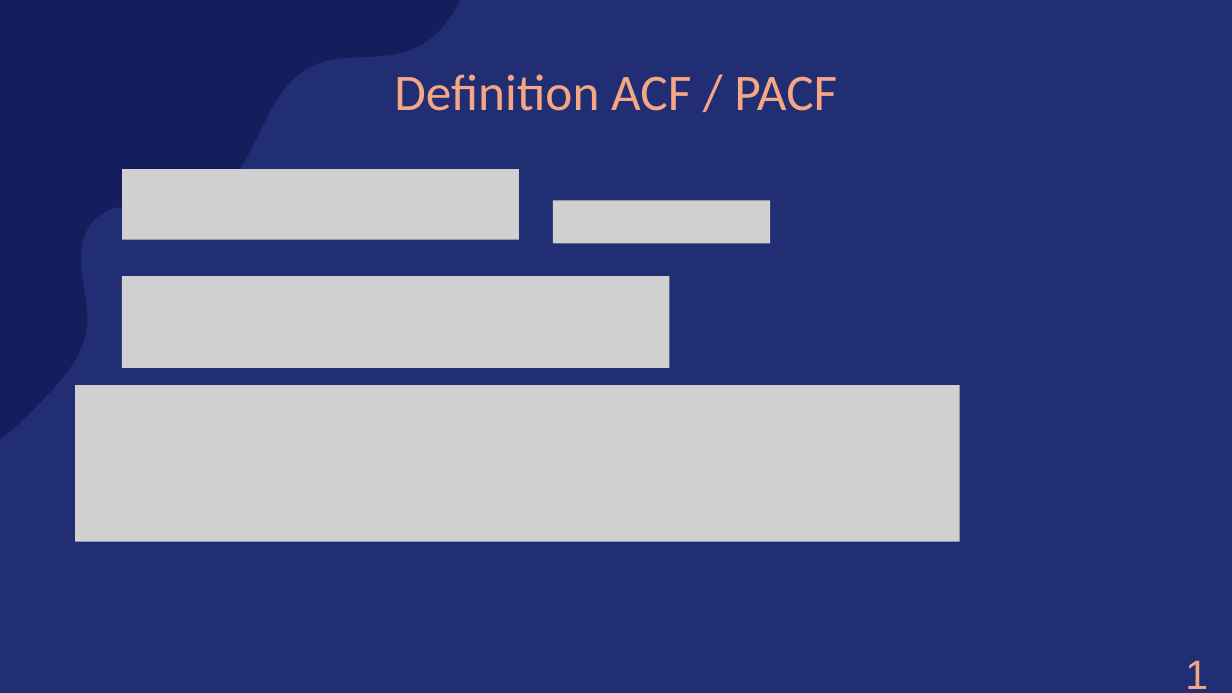
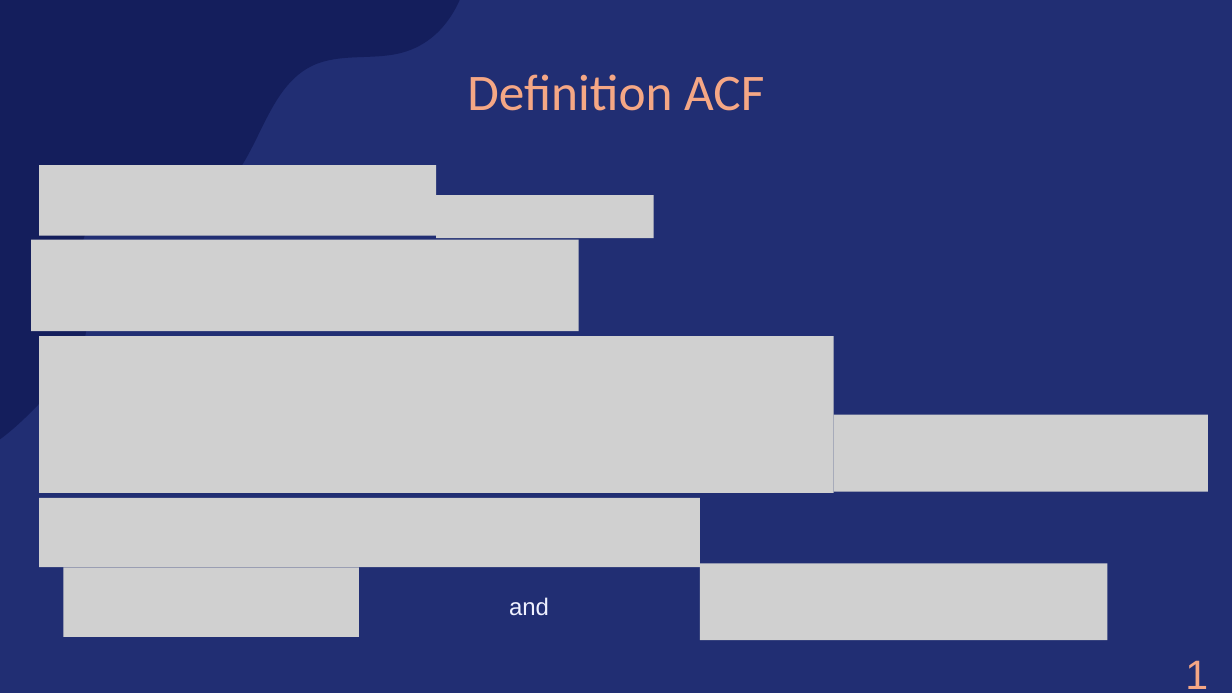
Before and after one commit to amarquard089/Covid19-Hospitalisierungsrate, a slide deck: slide 46 of Praesentation/COVID-19 Hospitalisierungsrate.pptx (slide 47 before the commit). Drawn at 1232x693 pixels with LibreOffice and Linux fonts; fonts in the diff are those of the drawing; grey boxes stand for pictures. Boxes give left, top, right and bottom in pixels: in the first picture for what was removed or moved away, otherwise in the second. Text is boxed around its words. In the diff, an @@ line names an element or a change of style, - is before the commit and + after.

Commit message:
PP done

```diff
--- a/Praesentation/COVID-19 Hospitalisierungsrate.pptx
+++ b/Praesentation/COVID-19 Hospitalisierungsrate.pptx
@@ title at [467, 74, 764, 111]: text changed @@
-Definition ACF / PACF
+Definition ACF
@@ picture: place and size @@
-picture at [122, 169, 519, 239]
+picture at [39, 165, 436, 235]
@@ picture: place and size @@
-picture at [553, 201, 771, 244]
+picture at [436, 195, 654, 238]
@@ picture: place and size @@
-picture at [122, 276, 669, 367]
+picture at [31, 239, 578, 330]
@@ picture: place and size @@
-picture at [75, 386, 960, 542]
+picture at [39, 336, 834, 493]
@@ picture added at [834, 414, 1209, 492] @@
@@ picture added at [39, 498, 700, 567] @@
@@ picture added at [63, 568, 359, 637] @@
@@ picture added at [700, 563, 1108, 639] @@
@@ text added at [509, 597, 549, 615], 14 pt, text #EFF1FF @@
+and
```
Also in this commit, not shown: 8 other slides changed, 2 slides added, 2 slides removed.
